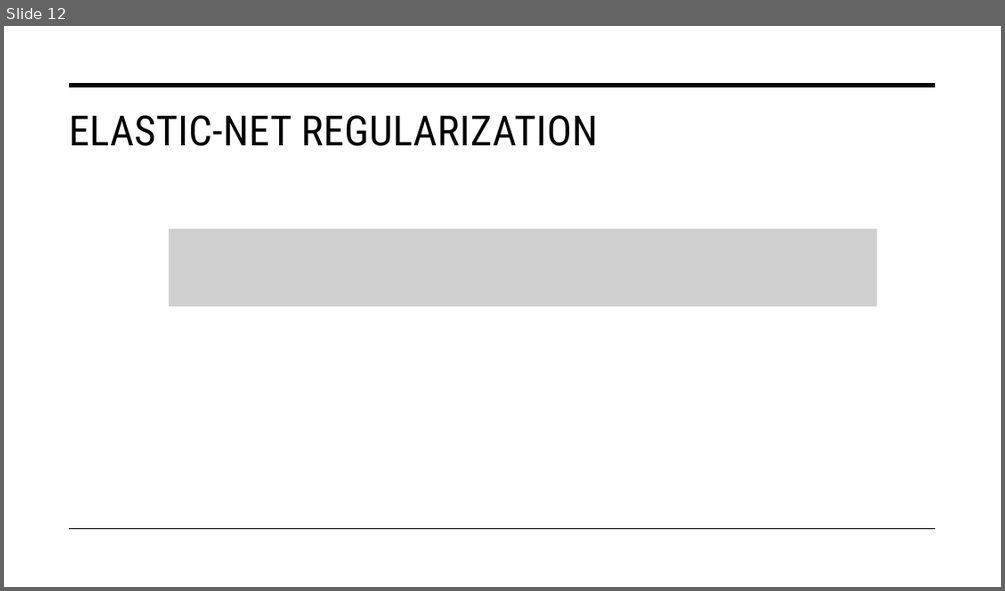
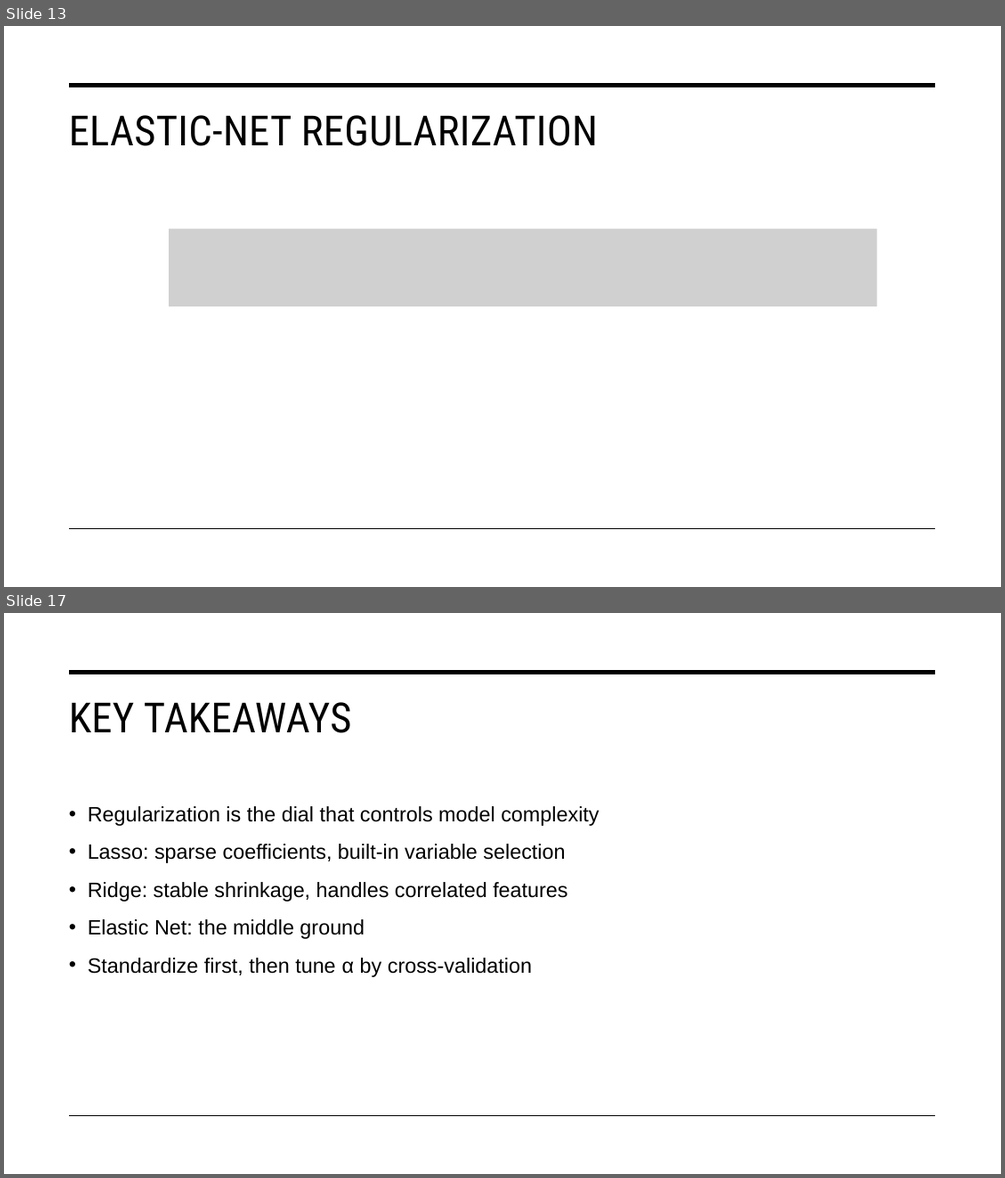
Before and after one commit to STAT-486-Fall-2026/course-content, a slide deck: slides/05-regularization.pptx. Shown one above the other, each under a label of ours: slide 12 before the commit, slides 13 and 17 after it; the slides between them are not shown. The pictures are 1005x591 and 1005x1178 pixels, drawn with LibreOffice and Linux fonts; fonts in the diff are those of the drawing; grey boxes stand for pictures. Boxes give left, top, right and bottom in pixels: in the first picture for what was removed or moved away, otherwise in the second. Text is boxed around its words. In the diff, an @@ line names an element or a change of style, - is before the commit and + after.

```diff
--- a/slides/05-regularization.pptx
+++ b/slides/05-regularization.pptx
@@ slide 17 added at box(4, 613, 1001, 1174), background #FFFFFF; not listed: 2 template elements that a slide beside it also shows @@
@@ title added at box(69, 702, 352, 733), 40 pt, text #000000 @@
+KEY TAKEAWAYS
@@ text added at box(88, 806, 599, 977), 20 pt, text #000000 @@
+• Regularization is the dial that controls model complexity
+• Lasso: sparse coefficients, built-in variable selection
+• Ridge: stable shrinkage, handles correlated features
+• Elastic Net: the middle ground
+• Standardize first, then tune α by cross-validation
@@ what was slide 12 is now slide 13 @@
```
Also in this commit, not shown: 6 slides changed, 4 other slides added, 1 slide removed, 1 other file.
